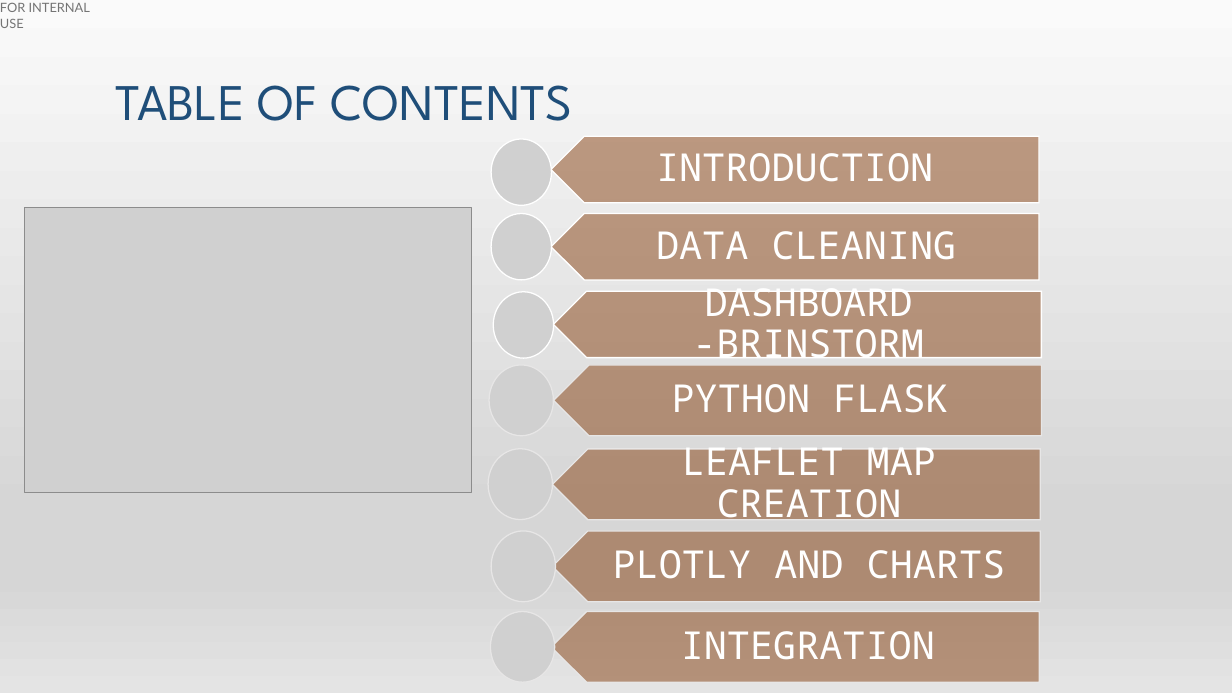
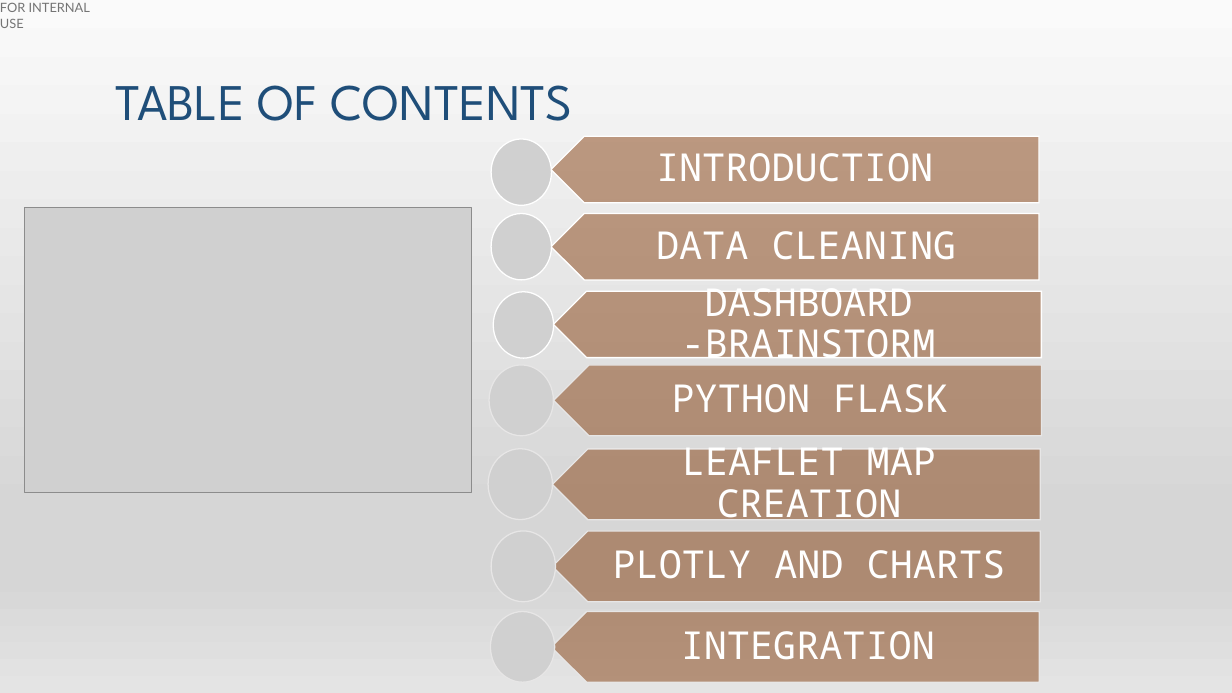
Before and after one commit to SNNandhini/Project-3-World_Happiness, a slide deck: slide 2 of Project Documents/World_happiness_presentation.pptx. Drawn at 1232x693 pixels with LibreOffice and Linux fonts; fonts in the diff are those of the drawing; grey boxes stand for pictures. Boxes give left, top, right and bottom in pixels: in the first picture for what was removed or moved away, otherwise in the second. Text is boxed around its words. In the diff, an @@ line names an element or a change of style, - is before the commit and + after.

```diff
--- a/Project Documents/World_happiness_presentation.pptx
+++ b/Project Documents/World_happiness_presentation.pptx
@@ text at box(681, 280, 935, 366): text changed @@
-DASHBOARD -BRINSTORM
+DASHBOARD -BRAINSTORM
```
Also in this commit, not shown: 3 other slides changed, 1 other file.
